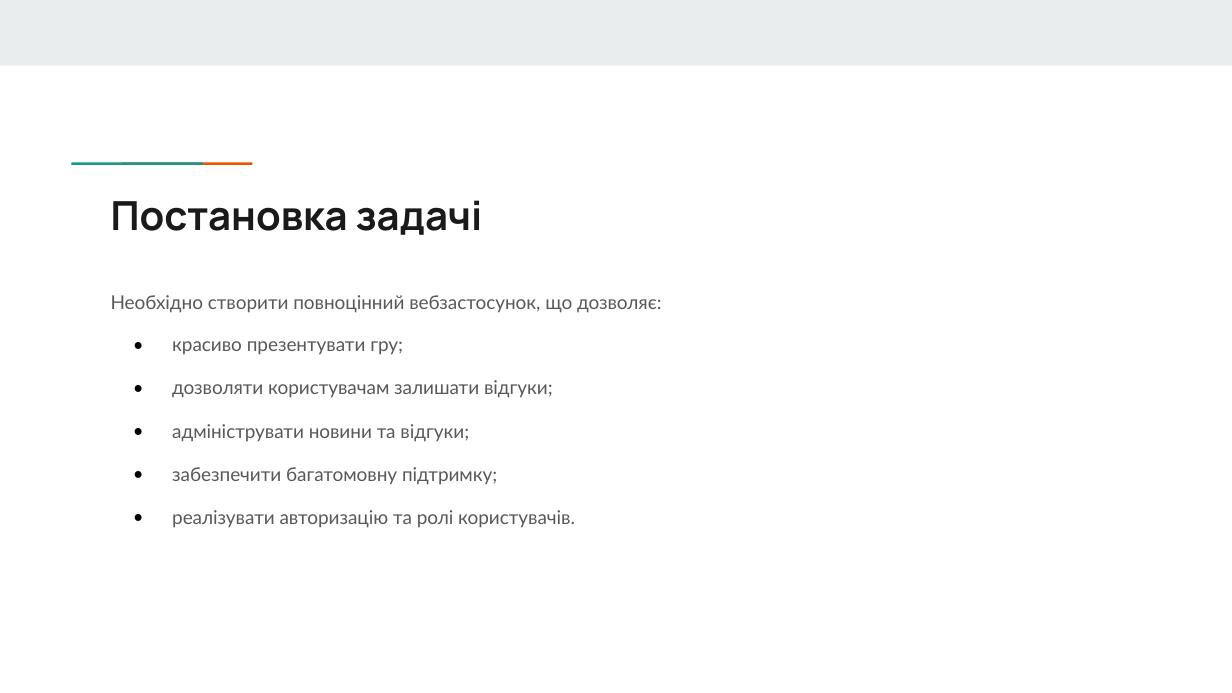
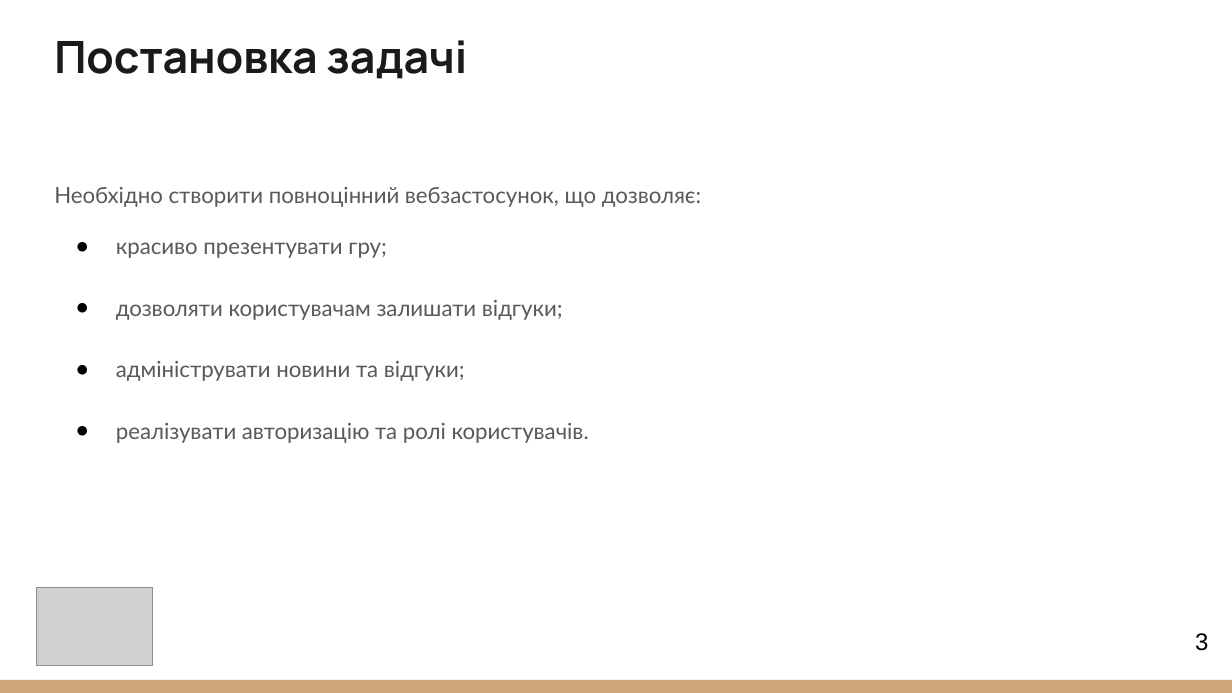
Before and after one commit to NureBalytskyiIhor/CPP, a slide deck: slide 3 of 2025_Б_ККП_ПЗПІ-22-4_Балицький_І_О/2025_Б_ККП_ПЗПІ-22-4_Балицький_І_О.pptx. Drawn at 1232x693 pixels with LibreOffice and Linux fonts; fonts in the diff are those of the drawing; grey boxes stand for pictures. Boxes give left, top, right and bottom in pixels: in the first picture for what was removed or moved away, otherwise in the second. Text is boxed around its words. In the diff, an @@ line names an element or a change of style, - is before the commit and + after.

```diff
--- a/2025_Б_ККП_ПЗПІ-22-4_Балицький_І_О/2025_Б_ККП_ПЗПІ-22-4_Балицький_І_О.pptx
+++ b/2025_Б_ККП_ПЗПІ-22-4_Балицький_І_О/2025_Б_ККП_ПЗПІ-22-4_Балицький_І_О.pptx
@@ rectangle removed at <box>0,0,1232,65</box> @@
@@ title "Постановка задачі": place and size @@
-title "Постановка задачі" at <box>111,200,483,235</box>
+title "Постановка задачі" at <box>54,40,468,79</box>
@@ title "Постановка задачі" at <box>54,40,468,79</box>: size 23.4 to 26 pt; vertical alignment top to bottom @@
@@ text "Необхідно створити повноцінний вебзастосунок, що ...": place and size @@
-text "Необхідно створити повноцінний вебзастосунок, що ..." at <box>111,295,662,528</box>
+text "Необхідно створити повноцінний вебзастосунок, що ..." at <box>54,187,701,443</box>
@@ text "Необхідно створити повноцінний вебзастосунок, що ..." at <box>54,187,701,443</box>: size 11.1 to 13 pt; line spacing 0.95 to 1.15; indent changed @@
@@ rectangle removed at <box>112,160,163,166</box> @@
@@ rectangle removed at <box>161,160,212,166</box> @@
@@ text at <box>172,467,497,485</box>: paragraph removed @@
-● забезпечити багатомовну підтримку;
@@ picture added at <box>36,588,152,667</box> @@
@@ page number added at <box>1195,633,1208,651</box>, 14 pt, text #000000 @@
+3
@@ rectangle added at <box>0,680,1232,693</box>, fill #CCA677 @@
```
Also in this commit, not shown: 21 other slides changed, 2 other files.
